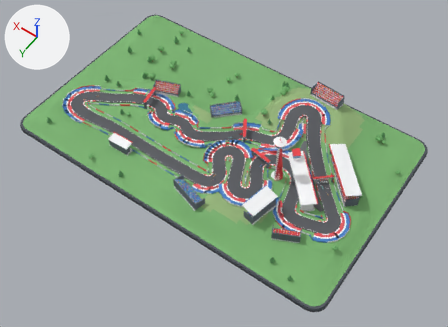
The glTF model assets/cota_austin_scaled.glb, before and after one commit.
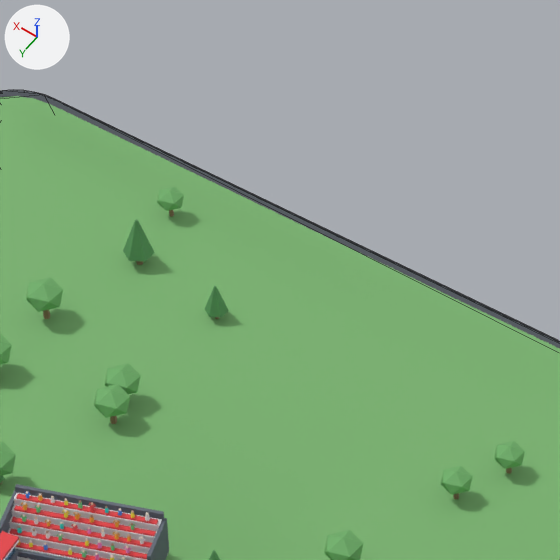
There are two pictures of each version: one whole from a 50 mm lens placed at (-1.231, 1.693, 2.462), pointed at (-0.127, 0.147, 0.032), one close up on the part from 34% to 55% of the width and 0% to 28% of the height. The lights are fixed; the arrows at upper left show +X, +Y and +Z. The last two pictures show the newer version. The close-ups show mesh edges as thin lines. Where no turn or scale is listed for an object, it has been applied to the vertices.

Names of what the first close-up shows: 'COTA_Plinth', 'COTA_Structures', 'COTA_Texas_Terrain' and 2 more.
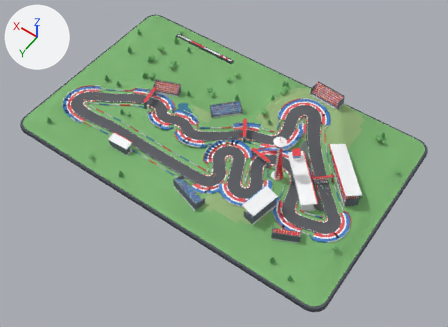
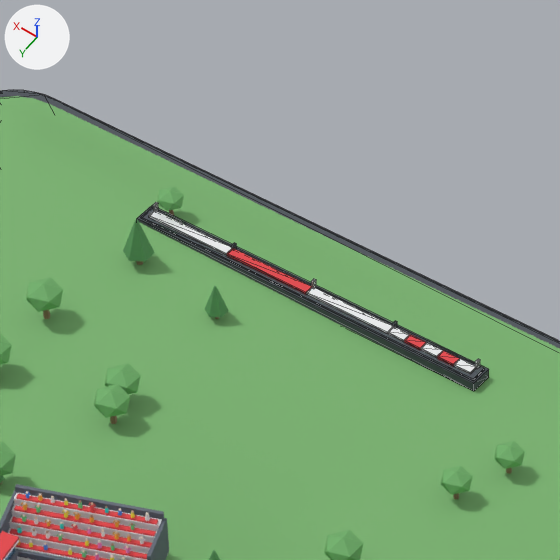
Pixel boxes [x1, y1, x2, y2] of what changed, in the close-ups (560 x 560 px):
'COTA_Scale_Bar_3D', added
    after: [137, 202, 489, 391]
    faces in mat_cota_mat_paint (picture img_cota_palette): [149, 202, 480, 374]
    faces in mat_cota_mat_matte (picture img_cota_palette): [137, 205, 489, 391]
    faces in mat_cota_mat_metal (picture img_cota_palette): [141, 207, 484, 380]

The change in detail:
Mesh me_cota_scale_bar_3d is new.
It has 120 vertices, 180 faces and spans x 0.251..0.649, y -0.477..-0.453, z 0.037..0.057.
Faces by material slot: [12, 156, 12].
It uses material mat_cota_mat_matte (picture img_cota_palette).
It uses material mat_cota_mat_paint (picture img_cota_palette).
It uses material mat_cota_mat_metal (picture img_cota_palette).
Object 'COTA_Scale_Bar_3D' (ob_cota_scale_bar_3d) is new; it shows me_cota_scale_bar_3d.
Its location is (0.0, 0.0, 0.0).
